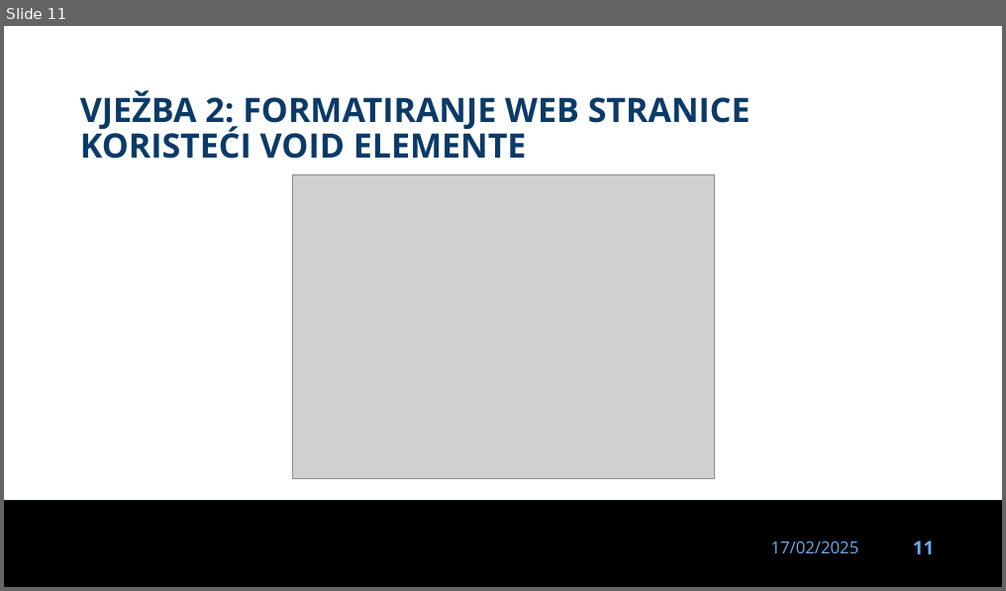
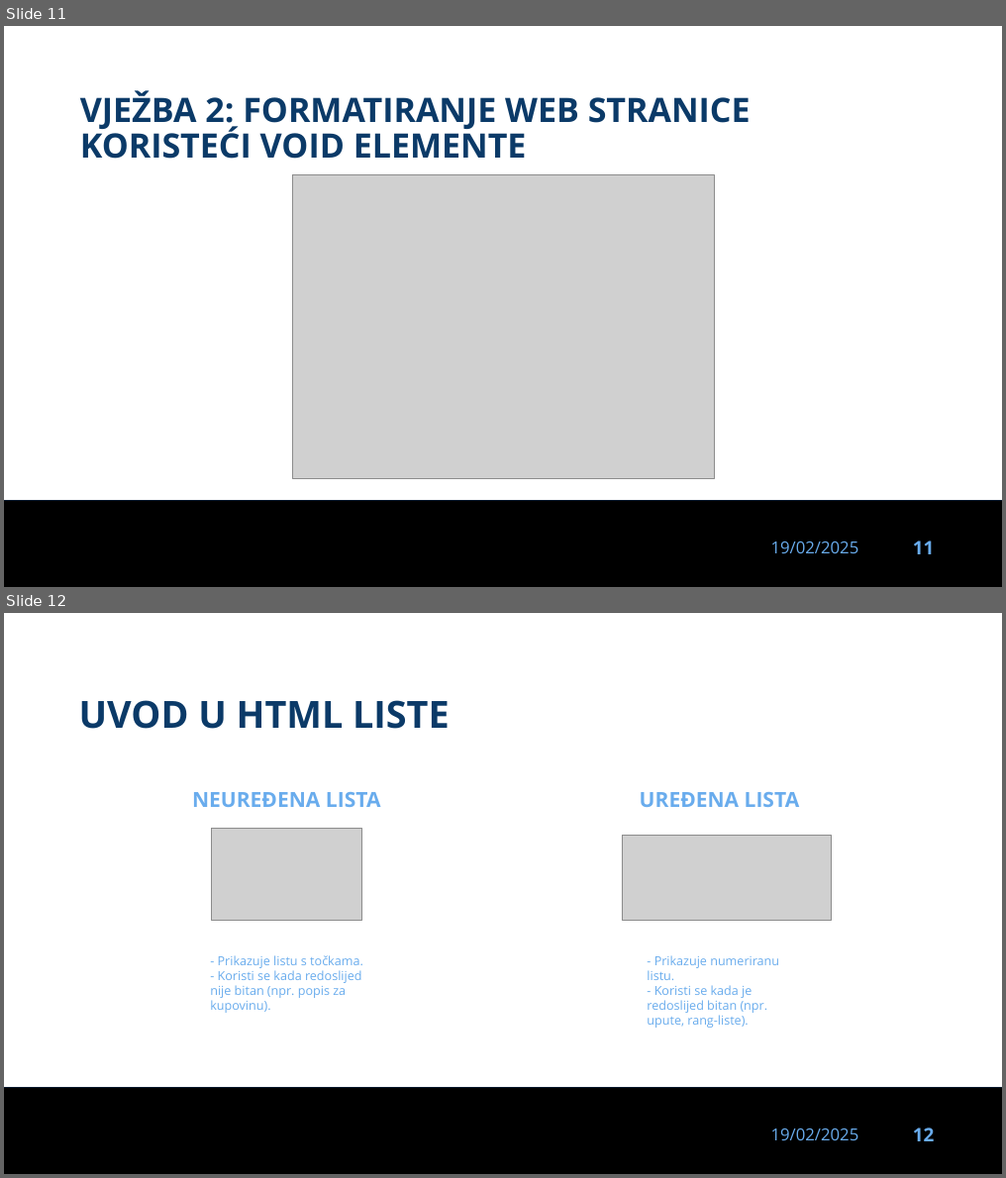
Before and after one commit to dinoDuvnjak/CTK, a slide deck: Bootcamp/dan-22-html-css/dan-22-html-css.pptx. Shown one above the other, each under a label of ours: slide 11 before the commit, slides 11 and 12 after it. The pictures are 1006x591 and 1006x1178 pixels, drawn with LibreOffice and Linux fonts; fonts in the diff are those of the drawing; grey boxes stand for pictures; background and template pictures are left out. Boxes give left, top, right and bottom in pixels: in the first picture for what was removed or moved away, otherwise in the second. Text is boxed around its words. In the diff, an @@ line names an element or a change of style, - is before the commit and + after.

Commit message:
html attributes

```diff
--- a/Bootcamp/dan-22-html-css/dan-22-html-css.pptx
+++ b/Bootcamp/dan-22-html-css/dan-22-html-css.pptx
@@ slide 12 added at (x1=4, y1=613, x2=1002, y2=1174), background #FFFFFF; not listed: 3 template elements that a slide beside it also shows @@
@@ title added at (x1=79, y1=700, x2=450, y2=729), 36 pt, text #0B3A68, bold @@
+UVOD U HTML LISTE
@@ text added at (x1=192, y1=792, x2=381, y2=807), 20 pt, text #69ACED, bold @@
+NEUREĐENA LISTA
@@ text added at (x1=640, y1=792, x2=800, y2=807), 20 pt, text #69ACED, bold @@
+UREĐENA LISTA
@@ picture added at (x1=211, y1=829, x2=361, y2=921) @@
@@ picture added at (x1=622, y1=836, x2=832, y2=921) @@
@@ text added at (x1=210, y1=956, x2=363, y2=1013), 12 pt, text #69ACED @@
+- Prikazuje listu s točkama.
+- Koristi se kada redoslijed nije bitan (npr. popis za kupovinu).
@@ text added at (x1=647, y1=956, x2=779, y2=1028), 12 pt, text #69ACED @@
+- Prikazuje numeriranu listu.
+- Koristi se kada je redoslijed bitan (npr. upute, rang-liste).
@@ slide 11 changed as well @@
@@ text at (x1=771, y1=542, x2=859, y2=554): text changed @@
-17/02/2025
+19/02/2025
```
Also in this commit, not shown: 10 other slides changed, 11 other slides added, 9 slides removed, 3 other files.
